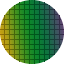
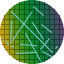
Comparing the layer stacks of the two 64px x 64px images. Changes:
added layer "Shape 20" above "Shape 19" over box(32, 22, 44, 40)
added layer "Shape 19" above "Shape 18" over box(10, 21, 12, 44)
added layer "Shape 18" above "Shape 17" over box(25, 33, 41, 61)
added layer "Shape 17" above "Shape 16" over box(12, 12, 32, 41)
added layer "Shape 16" above "Shape 15" over box(11, 11, 53, 53)
added layer "Shape 15" above "Shape 14" over box(40, 38, 50, 50)
added layer "Shape 14" above "Shape 13" over box(42, 51, 52, 57)
added layer "Shape 13" above "Shape 12" over box(20, 44, 37, 46)
added layer "Shape 12" above "Shape 11" over box(41, 24, 52, 33)
added layer "Shape 11" above "Shape 10" over box(33, 6, 44, 16)
added layer "Shape 10" above "Shape 9" over box(16, 52, 36, 54)
added layer "Shape 6" (54%) above "Shape 5" over box(2, 37, 5, 43)
